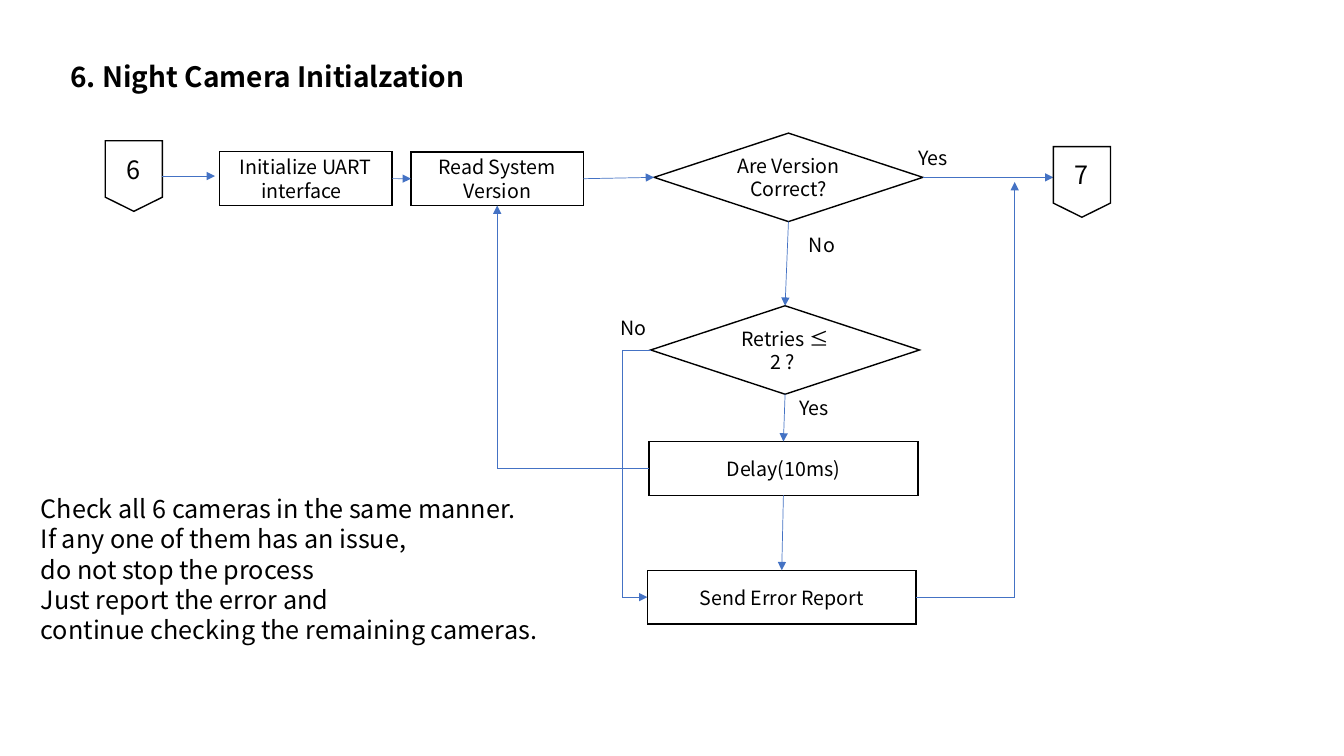
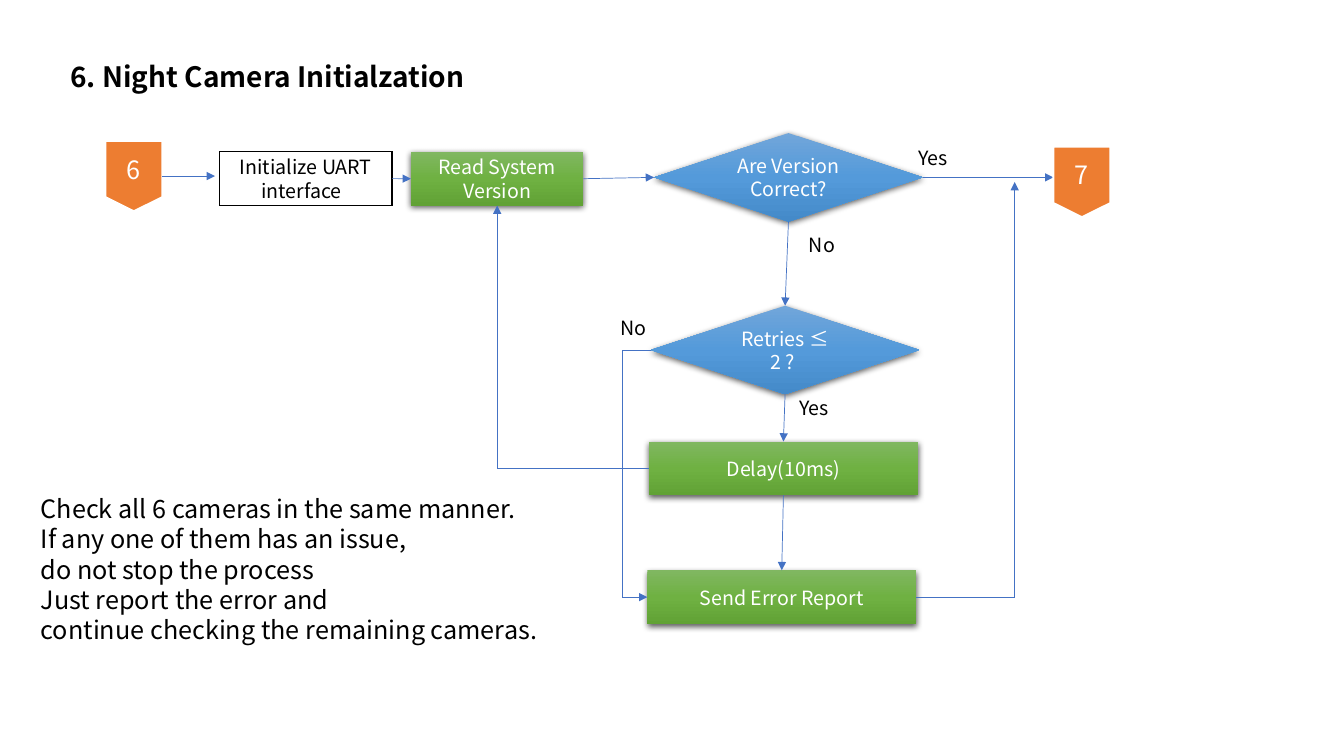
Before and after one commit to auuais/imu_stabilize-archive, a slide deck: slide 7 of Firmware/Initialization Sequence_250708.pptx (slide 6 before the commit). Drawn at 1344x756 pixels with LibreOffice and Linux fonts; fonts in the diff are those of the drawing. Boxes give left, top, right and bottom in pixels: in the first picture for what was removed or moved away, otherwise in the second. Text is boxed around its words. In the diff, an @@ line names an element or a change of style, - is before the commit and + after.

```diff
--- a/Firmware/Initialization Sequence_250708.pptx
+++ b/Firmware/Initialization Sequence_250708.pptx
@@ flow chart offpage connector "6" at (105,141,162,212): text colour #000000 to #FFFFFF; fill #FFFFFF to #ED7D31; outline #000000 1 pt to #FFFFFF 1.5 pt @@
@@ diamond "Are Version Correct?" at (654,133,924,222): text colour #000000 to #FFFFFF; fill #FFFFFF to gradient #71A6DB to #559BDB to #448ACA; outline #000000 1 pt to none; shadow on @@
@@ flow chart offpage connector "7" at (1054,147,1111,218): text colour #000000 to #FFFFFF; fill #FFFFFF to #ED7D31; outline #000000 1 pt to #FFFFFF 1.5 pt @@
@@ text colour #000000 to #FFFFFF; fill #FFFFFF to gradient #81B861 to #6FB242 to #62A336; outline #000000 1 pt to none; shadow on in 3 elements at (647,571,917,624), (649,442,919,495), (411,152,584,206) @@
@@ diamond "Retries ≤ 2 ?" at (651,306,921,394): text colour #000000 to #FFFFFF; fill #FFFFFF to gradient #71A6DB to #559BDB to #448ACA; outline #000000 1 pt to none; shadow on @@
```
Also in this commit, not shown: 6 other slides changed, 1 slide added, 2 other files.
